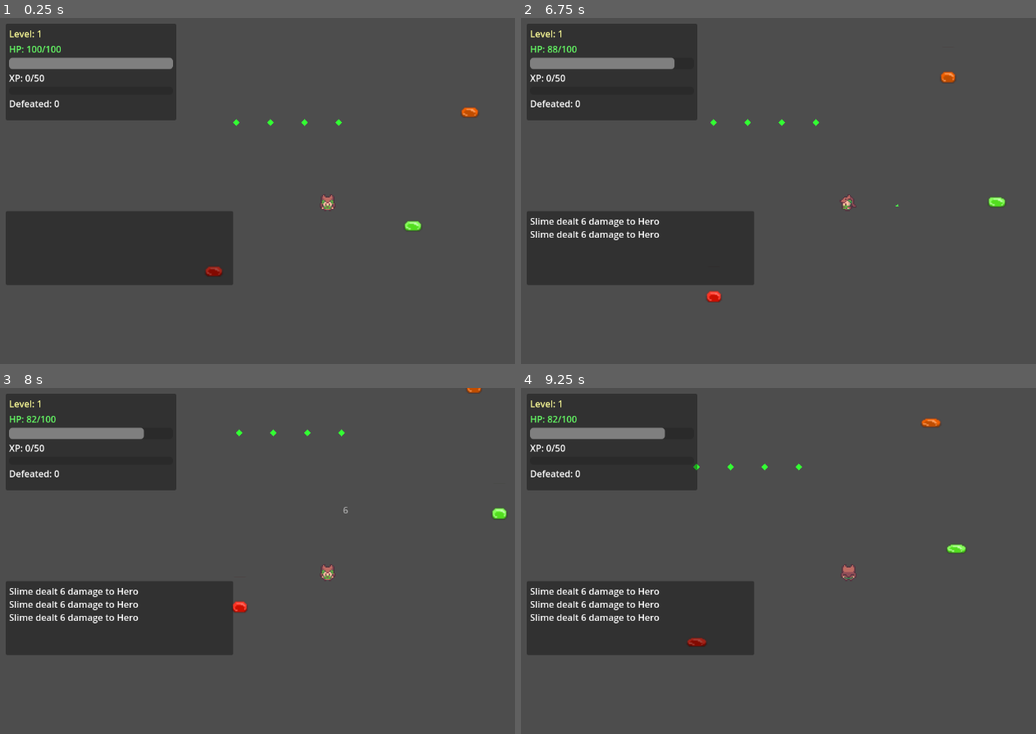
Above: before the commit, frames 1-4 (two rows, left to right).
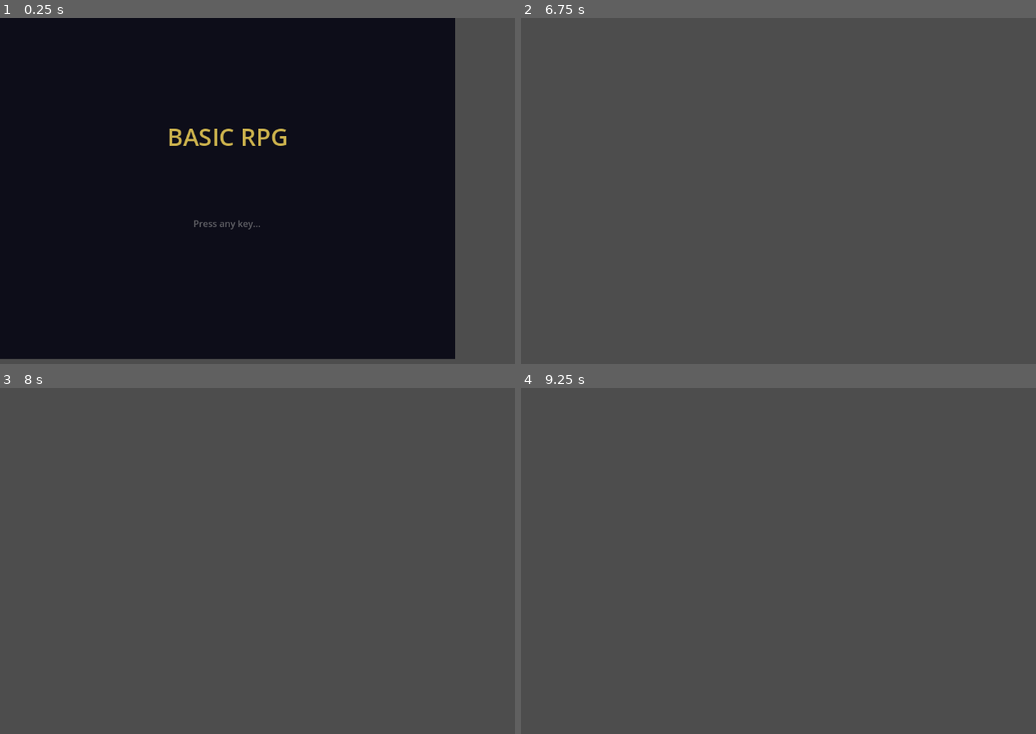
Above: after the commit, the same moments.

Repository: SFMiner/DeepGame_MVP
Game: Godot game, scene res://scenes/splash_screen.tscn
The game is run twice, just before and just after one commit, with the same random seed, the same clock (stepped at 60 frames per second) and the same inputs. Before the commit the project starts from res://scenes/main.tscn.
Inputs (mouse positions are in pixels of both pictures, inside the frame that each line leads up to):
- Up to frame 1 (0.25 s): no input
- Up to frame 2 (6.75 s): tap Enter at 0.5 s; move the mouse to (994, 184) at 0.52 s; hold D (move_right) 0.53-1.25 s; tap E (interact) at 0.6, 5.1 s; click (994, 184) at 0.67 s; click (747, 166) at 1.25 s, where only the run after the commit has a clickable "Load Game"; click (747, 201) at 2 s, where only the run after the commit has a clickable "Settings"; click (747, 132) at 2.75 s, where only the run after the commit has a clickable "New Game"; move the mouse to (716, 222) at 3.52 s; hold S (move_down) 3.53-4.28 s; tap 1 at 3.6, 5.85 s; click (716, 222) at 3.67 s; move the mouse to (912, 121) at 4.27 s; hold D (move_right) 4.28-5.03 s; tap 9 at 4.35, 6.6 s; click (912, 121) at 4.42 s; move the mouse to (814, 274) at 5.02 s; hold W (move_up) 5.03-5.78 s; click (814, 274) at 5.17 s; move the mouse to (outside the picture) at 5.77 s; hold A (move_left) from 5.78 s (still down); click (outside the picture) at 5.92 s; move the mouse to (649, 146) at 6.52 s; click (649, 146) at 6.67 s
- Up to frame 3 (8 s): move the mouse to (360, 571) at 7.27 s; release A (move_left) at 7.28 s; hold S (move_down) from 7.28 s (still down); tap E (interact) at 7.35 s; click (360, 571) at 7.42 s
- Up to frame 4 (9.25 s): move the mouse to (752, 481) at 8.02 s; release S (move_down) at 8.03 s; hold D (move_right) 8.03-8.78 s; tap 1 at 8.1 s; click (752, 481) at 8.17 s; move the mouse to (994, 554) at 8.77 s; hold W (move_up) from 8.78 s (still down); tap 9 at 8.85 s; click (994, 554) at 8.92 s

The runs differ from the first frame. In frame 1, 87% of the frame differs, in the area x 0-93%, y 0-99%; in frame 2, 18%; in frame 3, 18%; in frame 4, 18%.
Error after the commit: Parse Error: Could not parse global class "CharacterClass" from "res://scripts/CharacterClass.gd". (res://scripts/GameState.gd:6)

Commit message:
Phase B: Splash screen, main menu, class select
- SplashScreen.gd: Title + blinking prompt, any key → main menu
- MainMenu.gd: New Game, Load Game (stub), Settings (stub), Quit
- ClassSelect.gd: Cycle 4 character sprite previews, class stats, confirm creates PlayerData
- Add sprite_set field to PlayerData
- Expand GameState: selected_class, player_data, permadeath_enabled
- Change run/main_scene to splash_screen.tscn

Diff:
--- a/project.godot
+++ b/project.godot
@@ -11,7 +11,7 @@
 [application]
 
 config/name="Basic_rpg"
-run/main_scene="res://scenes/main.tscn"
+run/main_scene="res://scenes/splash_screen.tscn"
 config/features=PackedStringArray("4.5", "GL Compatibility")
 config/icon="res://icon.svg"
 
--- /dev/null
+++ b/scenes/class_select.tscn
@@ -0,0 +1,6 @@
+[gd_scene load_steps=2 format=3 uid="uid://bclsl00001"]
+
+[ext_resource type="Script" uid="uid://cclsl000001" path="res://scripts/ClassSelect.gd" id="1_class_sel"]
+
+[node name="ClassSelect" type="CanvasLayer"]
+script = ExtResource("1_class_sel")
--- /dev/null
+++ b/scenes/main_menu.tscn
@@ -0,0 +1,6 @@
+[gd_scene load_steps=2 format=3 uid="uid://bmnmu00001"]
+
+[ext_resource type="Script" uid="uid://cmnmu000001" path="res://scripts/MainMenu.gd" id="1_menu"]
+
+[node name="MainMenu" type="CanvasLayer"]
+script = ExtResource("1_menu")
--- /dev/null
+++ b/scenes/splash_screen.tscn
@@ -0,0 +1,6 @@
+[gd_scene load_steps=2 format=3 uid="uid://bsplsh00001"]
+
+[ext_resource type="Script" uid="uid://csplsh00001" path="res://scripts/SplashScreen.gd" id="1_splash"]
+
+[node name="SplashScreen" type="CanvasLayer"]
+script = ExtResource("1_splash")
--- /dev/null
+++ b/scripts/ClassSelect.gd
@@ -0,0 +1,172 @@
+class_name ClassSelect
+extends CanvasLayer
+
+const MAIN_MENU_SCENE: String = "res://scenes/main_menu.tscn"
+const GAME_SCENE: String = "res://scenes/main.tscn"
+const CHAR_PATH: String = "res://assets/spritesheets_player/"
+const DIR_NAMES: Array[String] = ["down", "left", "right", "up"]
+
+var _classes: Array[CharacterClass] = []
+var _class_names: Array[String] = []
+var _current_index: int = 0
+var _sprite: AnimatedSprite2D
+var _class_label: Label
+var _desc_label: Label
+var _stats_label: Label
+
+func _ready() -> void:
+	_load_classes()
+	_create_ui()
+	_update_display()
+
+func _load_classes() -> void:
+	var paths: Array[String] = [
+		"res://resources/warrior_class.tres",
+		"res://resources/ranger_class.tres",
+		"res://resources/mage_class.tres",
+		"res://resources/rogue_class.tres",
+	]
+	for path: String in paths:
+		var cls: CharacterClass = load(path) as CharacterClass
+		if cls:
+			_classes.append(cls)
+
+func _create_ui() -> void:
+	var bg: Panel = Panel.new()
+	bg.size = Vector2(800, 600)
+	bg.add_theme_stylebox_override("panel", _make_bg_style(Color(0.05, 0.05, 0.1, 1.0)))
+	add_child(bg)
+
+	var title: Label = Label.new()
+	title.text = "Choose Your Class"
+	title.horizontal_alignment = HORIZONTAL_ALIGNMENT_CENTER
+	title.position = Vector2(0, 30)
+	title.size = Vector2(800, 40)
+	title.add_theme_color_override("font_color", Color(0.8, 0.7, 0.3, 1.0))
+	title.add_theme_font_size_override("font_size", 28)
+	add_child(title)
+
+	_sprite = AnimatedSprite2D.new()
+	_sprite.position = Vector2(300, 200)
+	_sprite.scale = Vector2(2.0, 2.0)
+	add_child(_sprite)
+
+	var left_btn: Button = Button.new()
+	left_btn.text = "<"
+	left_btn.position = Vector2(180, 210)
+	left_btn.size = Vector2(40, 40)
+	left_btn.pressed.connect(_on_prev_class)
+	add_child(left_btn)
+
+	var right_btn: Button = Button.new()
+	right_btn.text = ">"
+	right_btn.position = Vector2(380, 210)
+	right_btn.size = Vector2(40, 40)
+	right_btn.pressed.connect(_on_next_class)
+	add_child(right_btn)
+
+	_class_label = Label.new()
+	_class_label.horizontal_alignment = HORIZONTAL_ALIGNMENT_CENTER
+	_class_label.position = Vector2(160, 310)
+	_class_label.size = Vector2(280, 30)
+	_class_label.add_theme_color_override("font_color", Color.WHITE)
+	_class_label.add_theme_font_size_override("font_size", 22)
+	add_child(_class_label)
+
+	_desc_label = Label.new()
+	_desc_label.horizontal_alignment = HORIZONTAL_ALIGNMENT_CENTER
+	_desc_label.position = Vector2(160, 340)
+	_desc_label.size = Vector2(280, 50)
+	_desc_label.add_theme_color_override("font_color", Color(0.7, 0.7, 0.7, 1.0))
+	_desc_label.add_theme_font_size_override("font_size", 14)
+	add_child(_desc_label)
+
+	_stats_label = Label.new()
+	_stats_label.horizontal_alignment = HORIZONTAL_ALIGNMENT_CENTER
+	_stats_label.position = Vector2(160, 395)
+	_stats_label.size = Vector2(280, 40)
+	_stats_label.add_theme_color_override("font_color", Color(0.5, 0.9, 0.5, 1.0))
+	_stats_label.add_theme_font_size_override("font_size", 14)
+	add_child(_stats_label)
+
+	var confirm_btn: Button = Button.new()
+	confirm_btn.text = "Confirm"
+	confirm_btn.position = Vector2(300, 460)
+	confirm_btn.size = Vector2(200, 40)
+	confirm_btn.pressed.connect(_on_confirm)
+	add_child(confirm_btn)
+
+	var back_btn: Button = Button.new()
+	back_btn.text = "Back"
+	back_btn.position = Vector2(300, 510)
+	back_btn.size = Vector2(200, 40)
+	back_btn.pressed.connect(_on_back)
+	add_child(back_btn)
+
+func _make_bg_style(color: Color) -> StyleBoxFlat:
+	var style: StyleBoxFlat = StyleBoxFlat.new()
+	style.bg_color = color
+	return style
+
+func _setup_preview_sprite(sprite_set: String) -> void:
+	var frames: SpriteFrames = SpriteFrames.new()
+	var idle_path: String = CHAR_PATH + sprite_set + "_idle.png"
+	_load_spritesheet(frames, "idle", idle_path, 4)
+	_sprite.sprite_frames = frames
+	_sprite.play("idle_down")
+
+func _load_spritesheet(frames: SpriteFrames, anim_base: String, path: String, frame_count: int) -> void:
+	var sheet: Texture2D = load(path) as Texture2D
+	if not sheet:
+		return
+	var fw: int = int(sheet.get_width() / frame_count)
+	var fh: int = int(sheet.get_height() / 4)
+	for row: int in range(4):
+		var anim_name: String = anim_base + "_" + DIR_NAMES[row]
+		frames.add_animation(anim_name)
+		frames.set_animation_speed(anim_name, 8.0)
+		for col: int in range(frame_count):
+			var atlas: AtlasTexture = AtlasTexture.new()
+			atlas.atlas = sheet
+			atlas.region = Rect2(col * fw, row * fh, fw, fh)
+			frames.add_frame(anim_name, atlas)
+
+func _update_display() -> void:
+	if _classes.is_empty():
+		return
+	var cls: CharacterClass = _classes[_current_index]
+	_setup_preview_sprite(cls.sprite_set)
+	_class_label.text = cls.class_name
+	_desc_label.text = cls.description
+	_stats_label.text = "HP/lvl: " + str(cls.hp_per_level) + "  ATK/lvl: " + str(cls.attack_per_level) + "  DEF/lvl: " + str(cls.defense_per_level) + "  Mana/lvl: " + str(cls.mana_per_level)
+
+func _on_prev_class() -> void:
+	if _classes.is_empty():
+		return
+	_current_index = (_current_index - 1 + _classes.size()) % _classes.size()
+	_update_display()
+
+func _on_next_class() -> void:
+	if _classes.is_empty():
+		return
+	_current_index = (_current_index + 1) % _classes.size()
+	_update_display()
+
+func _on_confirm() -> void:
+	if _classes.is_empty():
+		return
+	var cls: CharacterClass = _classes[_current_index]
+	var pd: PlayerData = PlayerData.new()
+	pd.player_name = cls.class_name
+	pd.character_class_name = cls.class_name
+	pd.base_max_hp = 100
+	pd.base_attack = 10
+	pd.base_defense = 5
+	pd.base_mana = 50
+	pd.sprite_set = cls.sprite_set
+	GameState.selected_class = cls
+	GameState.player_data = pd
+	get_tree().change_scene_to_file(GAME_SCENE)
+
+func _on_back() -> void:
+	get_tree().change_scene_to_file(MAIN_MENU_SCENE)
--- a/scripts/GameState.gd
+++ b/scripts/GameState.gd
@@ -2,6 +2,9 @@
 
 var flags: Dictionary = {}
 var defeat_count: int = 0
+var permadeath_enabled: bool = false
+var selected_class: CharacterClass
+var player_data: PlayerData
 
 func set_flag(key: String, value: Variant) -> void:
 	flags[key] = value
@@ -15,3 +18,5 @@
 func reset_all() -> void:
 	flags.clear()
 	defeat_count = 0
+	selected_class = null
+	player_data = null
--- /dev/null
+++ b/scripts/MainMenu.gd
@@ -0,0 +1,49 @@
+class_name MainMenu
+extends CanvasLayer
+
+const CLASS_SELECT_SCENE: String = "res://scenes/class_select.tscn"
+
+func _ready() -> void:
+	var panel: Panel = Panel.new()
+	panel.size = Vector2(800, 600)
+	panel.add_theme_stylebox_override("panel", _make_bg_style(Color(0.05, 0.05, 0.1, 1.0)))
+	add_child(panel)
+
+	var title: Label = Label.new()
+	title.text = "BASIC RPG"
+	title.horizontal_alignment = HORIZONTAL_ALIGNMENT_CENTER
+	title.position = Vector2(0, 80)
+	title.size = Vector2(800, 60)
+	title.add_theme_color_override("font_color", Color(0.8, 0.7, 0.3, 1.0))
+	title.add_theme_font_size_override("font_size", 36)
+	add_child(title)
+
+	_add_button("New Game", 180, _on_new_game)
+	_add_button("Load Game", 240, _on_load_game)
+	_add_button("Settings", 300, _on_settings)
+	_add_button("Quit", 360, _on_quit)
+
+func _make_bg_style(color: Color) -> StyleBoxFlat:
+	var style: StyleBoxFlat = StyleBoxFlat.new()
+	style.bg_color = color
+	return style
+
+func _add_button(text: String, y: float, callback: Callable) -> void:
+	var btn: Button = Button.new()
+	btn.text = text
+	btn.position = Vector2(300, y)
+	btn.size = Vector2(200, 40)
+	btn.pressed.connect(callback)
+	add_child(btn)
+
+func _on_new_game() -> void:
+	get_tree().change_scene_to_file(CLASS_SELECT_SCENE)
+
+func _on_load_game() -> void:
+	EventBus.game_message.emit("Load Game not yet implemented")
+
+func _on_settings() -> void:
+	EventBus.game_message.emit("Settings not yet implemented")
+
+func _on_quit() -> void:
+	get_tree().quit()
--- a/scripts/PlayerData.gd
+++ b/scripts/PlayerData.gd
@@ -3,6 +3,7 @@
 
 @export var player_name: String = "Hero"
 @export var character_class_name: String = ""
+@export var sprite_set: String = "Beastmaster"
 @export var level: int = 1
 @export var xp: int = 0
 @export var xp_to_next: int = 50
@@ -21,6 +22,7 @@
 	var data: Dictionary = {
 		"player_name": player_name,
 		"character_class_name": character_class_name,
+		"sprite_set": sprite_set,
 		"level": level,
 		"xp": xp,
 		"xp_to_next": xp_to_next,
@@ -54,6 +56,7 @@
 	var pd: PlayerData = PlayerData.new()
 	pd.player_name = data.get("player_name", "Hero")
 	pd.character_class_name = data.get("character_class_name", "")
+	pd.sprite_set = data.get("sprite_set", "Beastmaster")
 	pd.level = data.get("level", 1)
 	pd.xp = data.get("xp", 0)
 	pd.xp_to_next = data.get("xp_to_next", 50)
--- /dev/null
+++ b/scripts/SplashScreen.gd
@@ -0,0 +1,47 @@
+class_name SplashScreen
+extends CanvasLayer
+
+const MAIN_MENU_SCENE: String = "res://scenes/main_menu.tscn"
+
+func _ready() -> void:
+	var panel: Panel = Panel.new()
+	panel.size = Vector2(800, 600)
+	panel.add_theme_stylebox_override("panel", _make_bg_style(Color(0.05, 0.05, 0.1, 1.0)))
+	add_child(panel)
+
+	var title: Label = Label.new()
+	title.text = "BASIC RPG"
+	title.horizontal_alignment = HORIZONTAL_ALIGNMENT_CENTER
+	title.position = Vector2(0, 180)
+	title.size = Vector2(800, 60)
+	title.add_theme_color_override("font_color", Color(0.8, 0.7, 0.3, 1.0))
+	title.add_theme_font_size_override("font_size", 42)
+	add_child(title)
+
+	var prompt: Label = Label.new()
+	prompt.text = "Press any key..."
+	prompt.horizontal_alignment = HORIZONTAL_ALIGNMENT_CENTER
+	prompt.position = Vector2(0, 350)
+	prompt.size = Vector2(800, 30)
+	prompt.add_theme_color_override("font_color", Color(0.6, 0.6, 0.6, 1.0))
+	prompt.add_theme_font_size_override("font_size", 16)
+	add_child(prompt)
+
+	_blink_label(prompt)
+
+func _make_bg_style(color: Color) -> StyleBoxFlat:
+	var style: StyleBoxFlat = StyleBoxFlat.new()
+	style.bg_color = color
+	return style
+
+func _blink_label(label: Label) -> void:
+	var tween: Tween = create_tween()
+	tween.set_loops()
+	tween.tween_property(label, "modulate:a", 0.1, 0.6)
+	tween.tween_property(label, "modulate:a", 1.0, 0.6)
+
+func _input(event: InputEvent) -> void:
+	if event is InputEventKey and event.pressed:
+		get_tree().change_scene_to_file(MAIN_MENU_SCENE)
+	if event is InputEventMouseButton and event.pressed:
+		get_tree().change_scene_to_file(MAIN_MENU_SCENE)
Not shown, added: scripts/ClassSelect.gd.uid
Not shown, added: scripts/MainMenu.gd.uid
Not shown, added: scripts/SplashScreen.gd.uid
